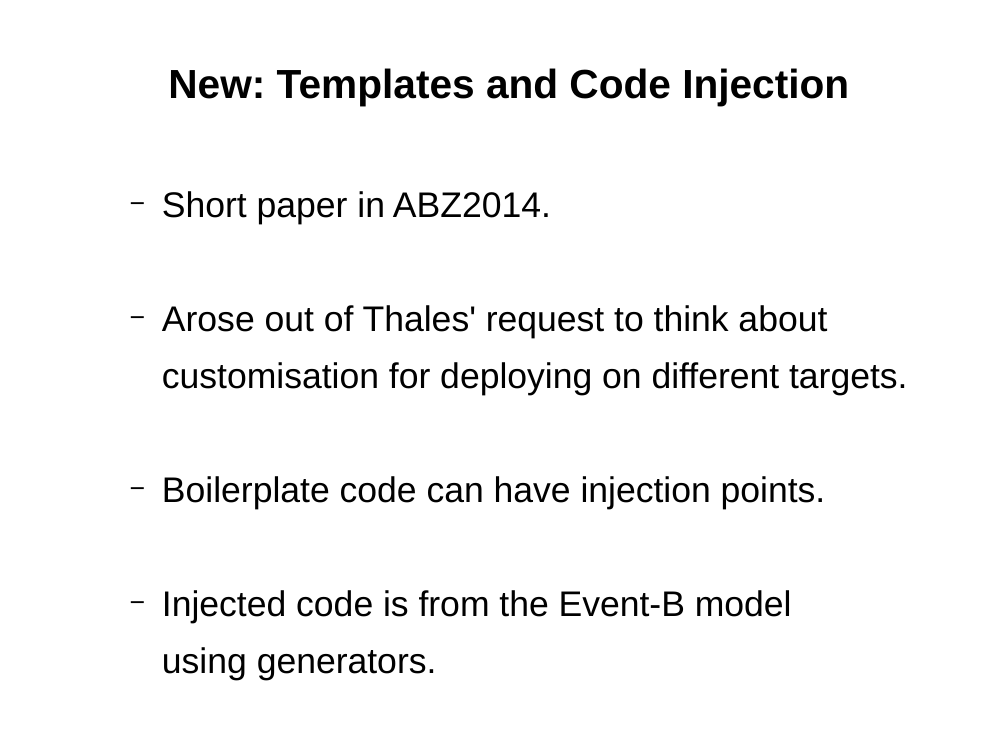
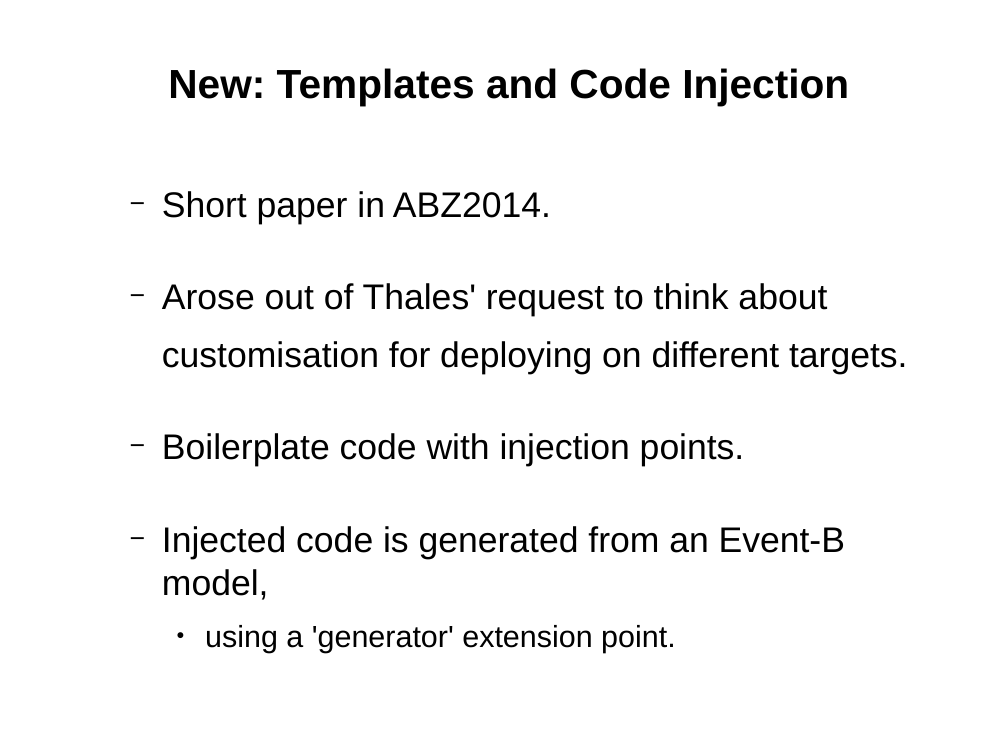
Before and after one commit to weetmuts/rodin-b-sharp-iUML_B_Utils, a slide deck: slide 6 of work/store/Writing/RUDW2014(accepted)/presentation/RUDW2014presentation.odp. Drawn at 1008x756 pixels with LibreOffice and Linux fonts; fonts in the diff are those of the drawing. Boxes give left, top, right and bottom in pixels: in the first picture for what was removed or moved away, otherwise in the second. Text is boxed around its words. In the diff, an @@ line names an element or a change of style, - is before the commit and + after.

```diff
--- a/work/store/Writing/RUDW2014(accepted)/presentation/RUDW2014presentation.odp
+++ b/work/store/Writing/RUDW2014(accepted)/presentation/RUDW2014presentation.odp
@@ text at [162, 433, 845, 653]: text changed @@
-  − Boilerplate code can have injection points.
-  − Injected code is from the Event-B model
-  using generators.
+  − Boilerplate code with injection points.
+  − Injected code is generated from an Event-B model,
+    ● using a 'generator' extension point.
```
Also in this commit, not shown: 5 other slides changed, 1 slide added, 6 other files.
